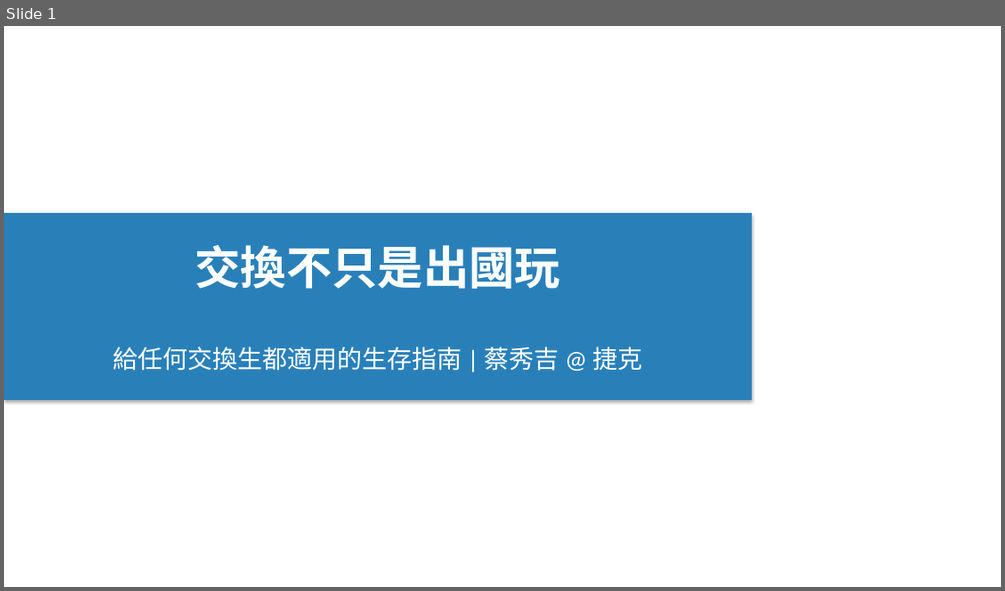
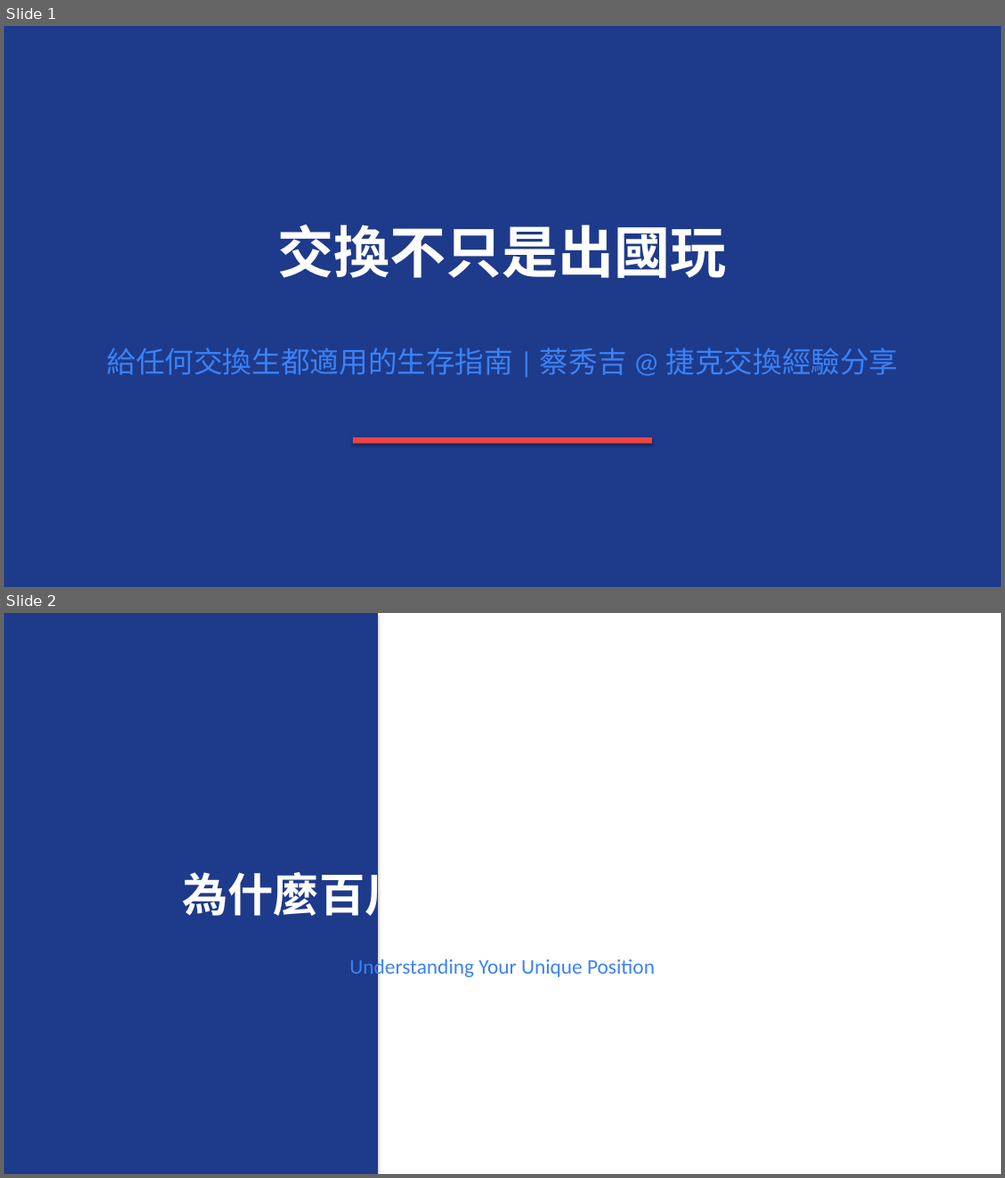
Before and after one commit to thc1006/czech-exchange, a slide deck: 交換經驗分享會_蔡秀吉_百川學程.pptx. Shown one above the other, each under a label of ours: slide 1 before the commit, slides 1 and 2 after it. The pictures are 1005x591 and 1005x1178 pixels, drawn with LibreOffice and Linux fonts; fonts in the diff are those of the drawing. Boxes give left, top, right and bottom in pixels: in the first picture for what was removed or moved away, otherwise in the second. Text is boxed around its words. In the diff, an @@ line names an element or a change of style, - is before the commit and + after.

```diff
--- a/交換經驗分享會_蔡秀吉_百川學程.pptx
+++ b/交換經驗分享會_蔡秀吉_百川學程.pptx
@@ slide 2 added at (x1=4, y1=613, x2=1001, y2=1174), background #FFFFFF @@
@@ rectangle added at (x1=4, y1=613, x2=378, y2=1174), fill #1E3A8A @@
@@ text added at (x1=182, y1=865, x2=822, y2=923), 44 pt, text #FFFFFF, bold @@
+為什麼百川人更需要出國交換？
@@ text added at (x1=349, y1=956, x2=655, y2=979), 20 pt, text #3B82F6 @@
+Understanding Your Unique Position
@@ slide 1 changed as well @@
@@ rectangle resized from (x1=4, y1=213, x2=752, y2=400) to (x1=4, y1=26, x2=1001, y2=587) @@
@@ rectangle at (x1=4, y1=26, x2=1001, y2=587): fill #2980B9 to #1E3A8A @@
@@ text "交換不只是出國玩" moved from (x1=194, y1=245, x2=560, y2=289) to (x1=278, y1=224, x2=727, y2=278) @@
@@ text "交換不只是出國玩" at (x1=278, y1=224, x2=727, y2=278): size 44 to 54 pt @@
@@ text at (x1=106, y1=347, x2=898, y2=375): text changed; size 24 to 28 pt; text colour #FFFFFF to #3B82F6 @@
-給任何交換生都適用的生存指南 | 蔡秀吉 @ 捷克
+給任何交換生都適用的生存指南 | 蔡秀吉 @ 捷克交換經驗分享
@@ rectangle added at (x1=353, y1=437, x2=652, y2=443), fill #EF4444 @@
```
Also in this commit, not shown: 17 other slides changed, 1 other slide added, 1 other file.
